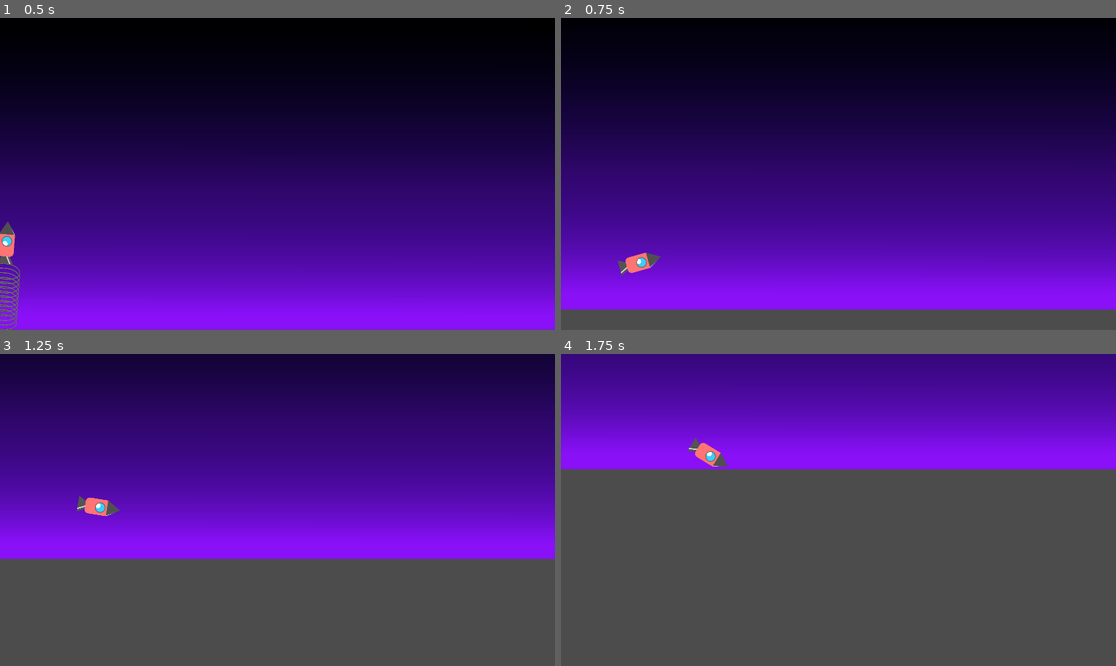
Above: before the commit, frames 1-4 (two rows, left to right).
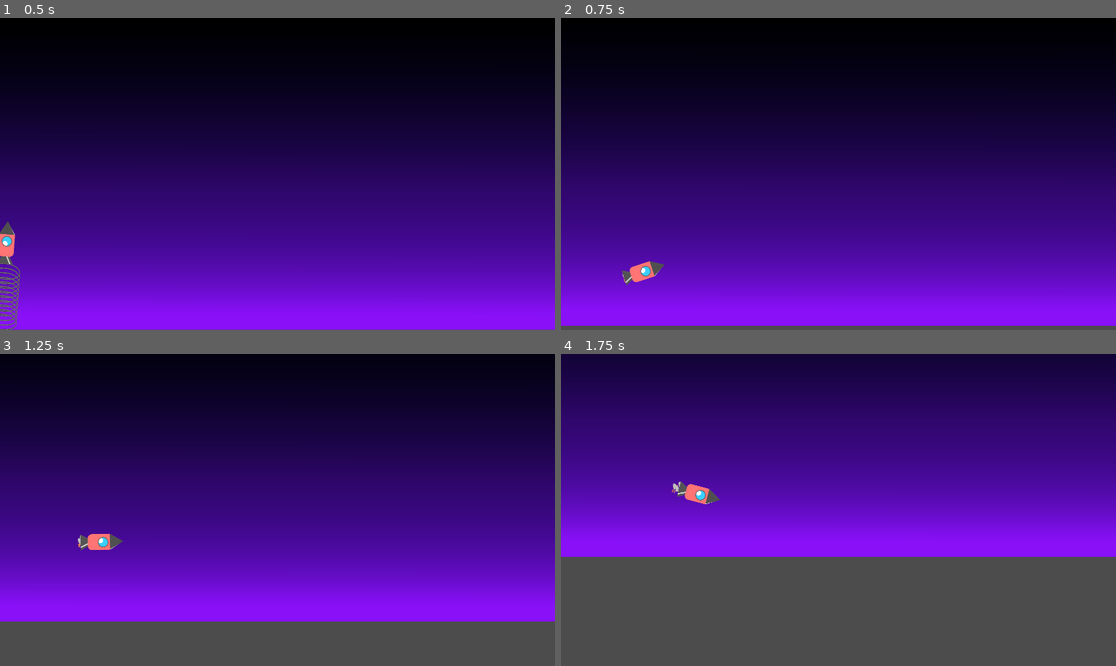
Above: after the commit, the same moments.

Repository: Garageman2/LaunchGame
Game: Godot game, scene res://Main.tscn
Same seed, same stepped clock (60 frames per second), same inputs: the game is played once before the commit and once after it.
Inputs (mouse positions are in pixels of both pictures, inside the frame that each line leads up to):
- Up to frame 1 (0.5 s): no input
- Up to frame 2 (0.75 s): tap Enter at 0.5 s; move the mouse to (960, 158) at 0.52 s; hold Space (Launch) from 0.53 s (still down)
- Up to frame 3 (1.25 s): keep holding Space (Launch)
- Up to frame 4 (1.75 s): move the mouse to (727, 525) at 1.27 s; release Space (Launch) at 1.28 s; tap Space (Launch) at 1.35 s

Frame 1 is identical in both runs. In frame 2, 14% of the frame differs, in the area x 0-100%, y 75-99%; in frame 3, 86%, in the area x 0-100%, y 0-86%; in frame 4, 65%.

Commit message:
Launch Particles

Diff:
--- a/Launch/Scenes/Rocket.gd
+++ b/Launch/Scenes/Rocket.gd
@@ -5,11 +5,14 @@
 var Mass = 20.0
 var SpringConst = .8
 var InFlight = false
+var Emitting = true
+onready var Fire = $Sprite/FireParticles
+onready var Smoke = $Sprite/Smoke
 onready var Cam = $Camera2D
 onready var MyTween = $Tween
 
 func PhysicsSetup(ForcePolar, OldCam):
-	Velocity = polar2cartesian(.5*SpringConst*(450-ForcePolar.x)*(1/Mass) * 4,ForcePolar.y)
+	Velocity = polar2cartesian(.5*SpringConst*(450-ForcePolar.x)*(1/Mass) * 6,ForcePolar.y)
 	InFlight = true
 	Cam.set_global_position(OldCam.get("position"))
 	Cam.make_current()
@@ -25,6 +28,11 @@
 		set("position",get("position") + (Velocity))
 		set("rotation_degrees", rad2deg(cartesian2polar(Velocity.x,Velocity.y).y)+90)
 		Velocity.y -= delta*Acceleration
+		print(Velocity.y)
+		if Velocity.y > 0:
+			Emitting = false
+			Fire.set("emitting",Emitting)
+			Smoke.set("emitting",Emitting)
 		if get("position").y >  get_viewport_rect().size.y - 40:
 			InFlight = false
 	pass
--- a/Launch/Scenes/Rocket.tscn
+++ b/Launch/Scenes/Rocket.tscn
@@ -1,7 +1,9 @@
-[gd_scene load_steps=4 format=2]
+[gd_scene load_steps=6 format=2]
 
 [ext_resource path="res://Assets/Rocket.png" type="Texture" id=1]
 [ext_resource path="res://Scenes/Rocket.gd" type="Script" id=2]
+[ext_resource path="res://Assets/Flame.png" type="Texture" id=3]
+[ext_resource path="res://Assets/Smoke.png" type="Texture" id=4]
 
 [sub_resource type="CapsuleShape2D" id=1]
 radius = 96.6667
@@ -19,6 +21,40 @@
 [node name="CollisionShape2D" type="CollisionShape2D" parent="Sprite/Area2D"]
 shape = SubResource( 1 )
 
+[node name="FireParticles" type="CPUParticles2D" parent="Sprite"]
+position = Vector2( 0, 243.333 )
+z_index = -1
+amount = 100
+lifetime = 1.92
+explosiveness = 0.34
+randomness = 0.48
+lifetime_randomness = 0.59
+texture = ExtResource( 3 )
+emission_shape = 2
+emission_rect_extents = Vector2( 50, 1 )
+initial_velocity = 0.93
+angle = 437.5
+angle_random = 1.0
+scale_amount = 0.0
+scale_amount_random = 0.12
+hue_variation = 0.16
+hue_variation_random = 0.39
+
+[node name="Smoke" type="CPUParticles2D" parent="Sprite"]
+position = Vector2( 0, 243.333 )
+z_index = -1
+amount = 7
+lifetime = 2.24
+randomness = 0.19
+texture = ExtResource( 4 )
+emission_shape = 2
+emission_rect_extents = Vector2( 42.363, 1 )
+angular_velocity = 3.66
+angular_velocity_random = 0.52
+angle = 12.8
+angle_random = 0.9
+scale_amount_random = 0.39
+
 [node name="Camera2D" type="Camera2D" parent="."]
 
 [node name="Tween" type="Tween" parent="."]
Binary file added: Launch/Assets/Flame.png
Not shown, added: Launch/Assets/Flame.png.import
Binary file added: Launch/Assets/Smoke.png
Not shown, added: Launch/Assets/Smoke.png.import
